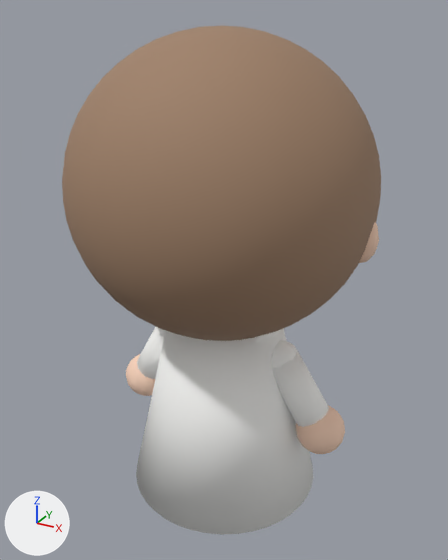
One commit to the glTF model modules/NPCs/Models/jeremy.glb: the scene before it, then after it.
Camera for both pictures: a camera (50 mm lens) standing at (0.812, -1.482, 1.575) and looking at (-0.01, 0.012, 0.828). Lighting does not change. The marker at lower left points along +X, +Y and +Z. The picture after the commit comes second. Where no turn or scale is listed for an object, it has been applied to the vertices. Vertices at exactly the same position are counted once.

Objects in the first picture: 'ArmL', 'ArmR', 'Body', 'HandL', 'HandR', 'Head'.
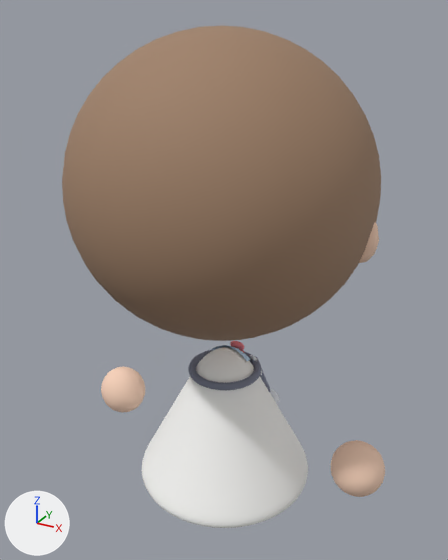
Pixel boxes (x1, y1, x2, y2) of what changed, in the pictures (448 x 560 px; the box of a moved part takes in the faces that stretch with it):
'Body', reshaped: before (136, 328, 313, 535); after (142, 341, 308, 528)
'HandR', moved: before (296, 405, 345, 454); after (331, 440, 385, 497)
'ArmR', no longer drawn: before (271, 340, 329, 427)
'HandL', moved: before (126, 354, 155, 396); after (101, 367, 145, 412)
'ArmL', no longer drawn: before (137, 327, 166, 379)
part 1 of me_body, moved or reshaped (not visible before): after (230, 341, 244, 350)
part 2 of me_body, moved or reshaped (not visible before): after (258, 360, 270, 392)
part 3 of me_body, moved or reshaped (not visible before): after (270, 388, 280, 404)
part 4 of me_body, rebuilt: before (136, 328, 313, 535); after (142, 347, 308, 528)
part 5 of me_body, added: after (188, 350, 261, 390)
part 6 of me_body, added: after (211, 345, 251, 361)
part 7 of me_body, deleted (mostly hidden): before (242, 330, 279, 342)

Diff of the bpy script that builds the scene:
```diff
--- a/modules/NPCs/Models/jeremy.glb.py
+++ b/modules/NPCs/Models/jeremy.glb.py
@@ me_body @@
 # used by ob_body; location = (0.0, 0.0, 0.3)
-me_body.from_pydata(...)  # 1294 vertices, 2516 faces; spans x -0.3..0.3, y -0.3..0.3, z -0.16..0.47
+me_body.from_pydata(...)  # 2992 vertices, 5830 faces; spans x -0.281..0.281, y -0.281..0.29, z -0.17..0.304
+# me_body part 1: the loose piece of 62 vertices spanning x 0.008..0.052, y 0.251..0.275, z 0.008..0.052 is multiplied about its middle by the matrix ((-1.182, 0.0, 0.0), (0.0, -0.77, 0.484), (0.0, 1.478, 0.252)), then moved by (-0.03, -0.179, 0.241), in mat_tie (pink #ed8189)
+# me_body part 2: the loose piece of 16 vertices spanning x -0.141..0.051, y 0.098..0.212, z 0.111..0.369 is multiplied about its middle by the matrix ((0.375, -0.738, -0.002), (0.733, 0.371, 0.103), (-0.091, -0.048, 0.822)), then moved by (0.108, -0.006, -0.112)
+# me_body part 3: the loose piece of 114 vertices spanning x 0.055..0.145, y 0.188..0.232, z 0.045..0.135 is multiplied about its middle by the matrix ((-0.854, -0.232, 0.109), (0.245, -0.807, 0.379), (0.0, 1.613, 0.205)), then moved by (-0.038, 0.007, -0.07)
+# me_body part 4: the loose piece of 80 vertices spanning x -0.3..0.3, y -0.3..0.3, z -0.16..0.42 is rebuilt with 1586 vertices and now spans x -0.281..0.281, y -0.281..0.281, z -0.17..0.304
+# me_body part 5: a new loose piece of 490 vertices spanning x -0.116..0.116, y -0.116..0.116, z 0.219..0.241, in mat_tube (greyish blue #7c8195)
+# me_body part 6: a new loose piece of 146 vertices spanning x -0.069..0.069, y 0.02..0.165, z 0.1..0.301, in mat_shirt (blue #c4e1f9)
+# me_body part 7: 11 loose pieces with 858 vertices, spanning x -0.18..0.18, y -0.16..0.229, z 0.106..0.47, are deleted
+# other edits to the shape of me_body do not show in these pictures
 me_body.materials.append(mat_coat)
@@ ob_arml @@
-ob_arml = bpy.data.objects.new('ArmL', me_arml)
-ob_arml.location = (-0.19, 0.0, 0.62)
+ob_arml = bpy.data.objects.new('ArmL', None)
+ob_arml.location = (-0.23, 0.0, 0.65)
@@ ob_armr @@
-ob_armr = bpy.data.objects.new('ArmR', me_armr)
-ob_armr.location = (0.19, 0.0, 0.62)
+ob_armr = bpy.data.objects.new('ArmR', None)
+ob_armr.location = (0.23, 0.0, 0.65)
@@ ob_handl @@
 ob_handl = bpy.data.objects.new('HandL', me_handl)
-ob_handl.location = (-0.32, 0.02, 0.4)
+ob_handl.location = (-0.443, 0.033, 0.29)
@@ ob_handr @@
 ob_handr = bpy.data.objects.new('HandR', me_handr)
-ob_handr.location = (0.32, 0.02, 0.4)
+ob_handr.location = (0.443, 0.033, 0.29)
```
